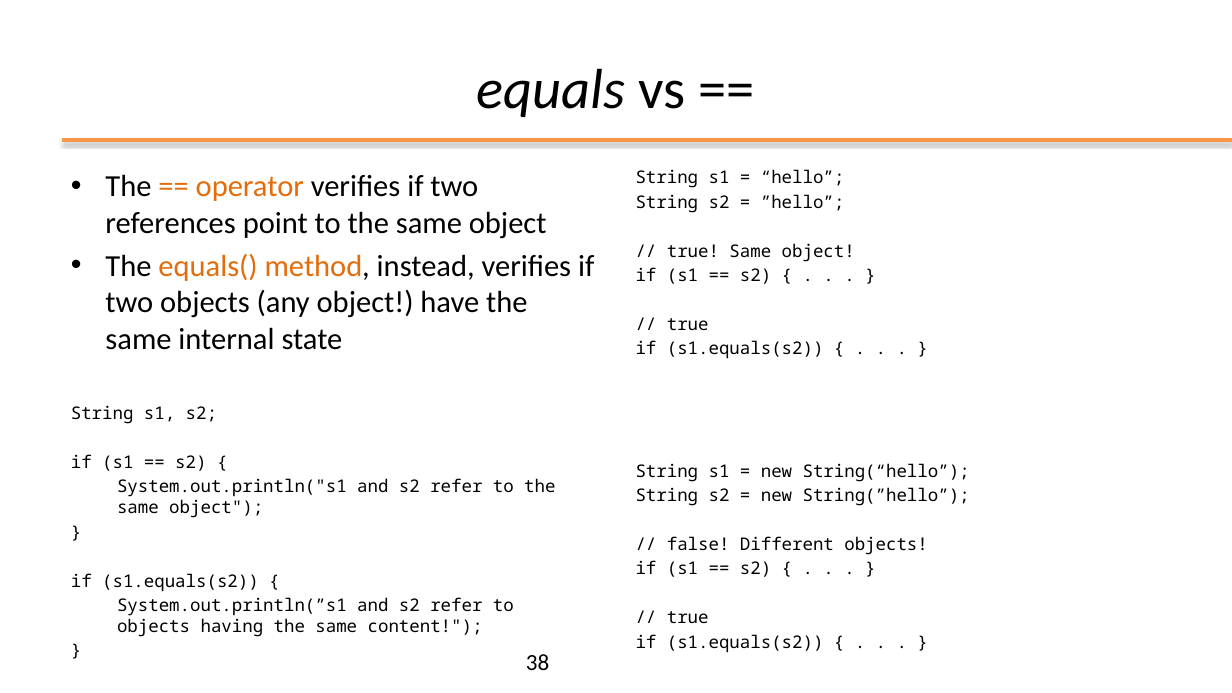
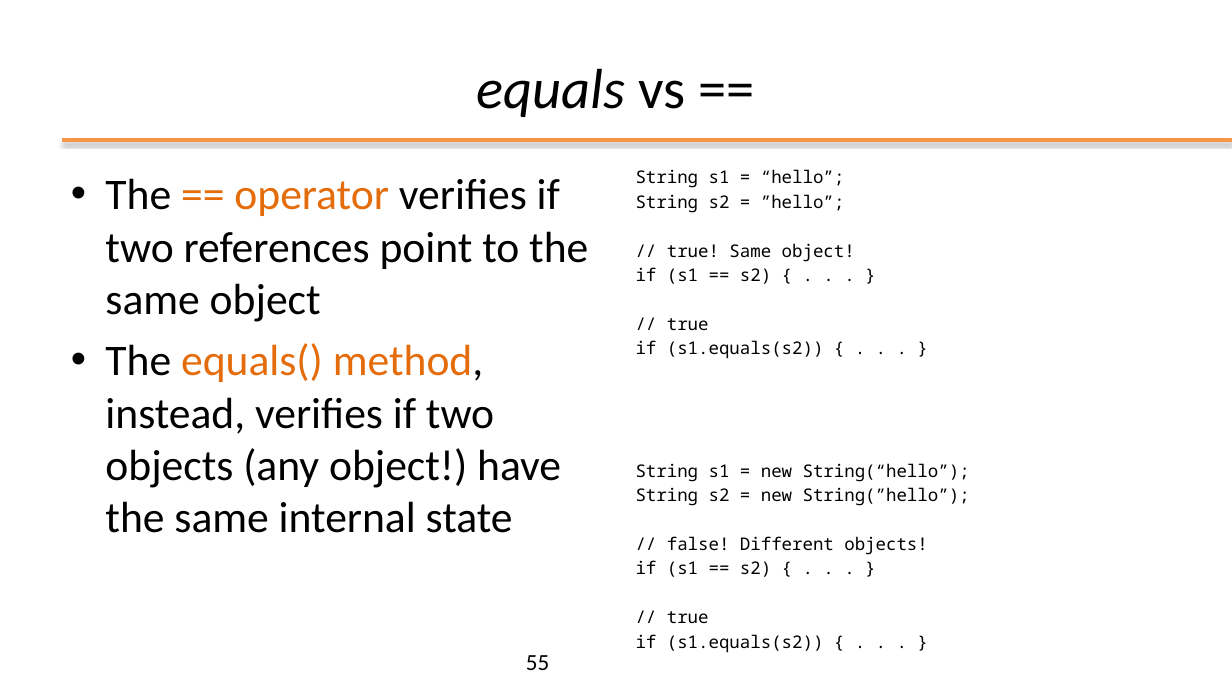
Before and after one commit to plctechnician/ooprogramming, a slide deck: slide 55 of java/slides/ppt/02 - Java Basics.pptx (slide 38 before the commit). Drawn at 1232x693 pixels with LibreOffice and Linux fonts; fonts in the diff are those of the drawing; background and template pictures are left out. Boxes give left, top, right and bottom in pixels: in the first picture for what was removed or moved away, otherwise in the second. Text is boxed around its words. In the diff, an @@ line names an element or a change of style, - is before the commit and + after.

```diff
--- a/java/slides/ppt/02 - Java Basics.pptx
+++ b/java/slides/ppt/02 - Java Basics.pptx
@@ text "The == operator verifies if ..." at bbox=[105, 178, 588, 533]: size 23.8 to 34 pt; more space between paragraphs @@
@@ text at bbox=[71, 405, 555, 632]: paragraphs removed @@
-String s1, s2;
-if (s1 == s2) {
-  System.out.println("s1 and s2 refer to the same object");
-}
-if (s1.equals(s2)) {
-  System.out.println(”s1 and s2 refer to objects having the same content!");
-}
@@ page number at bbox=[526, 655, 549, 670]: text changed @@
-38
+55
```
Also in this commit, not shown: 11 other slides changed, 9 slides added, 8 slides removed, 1 other file.
